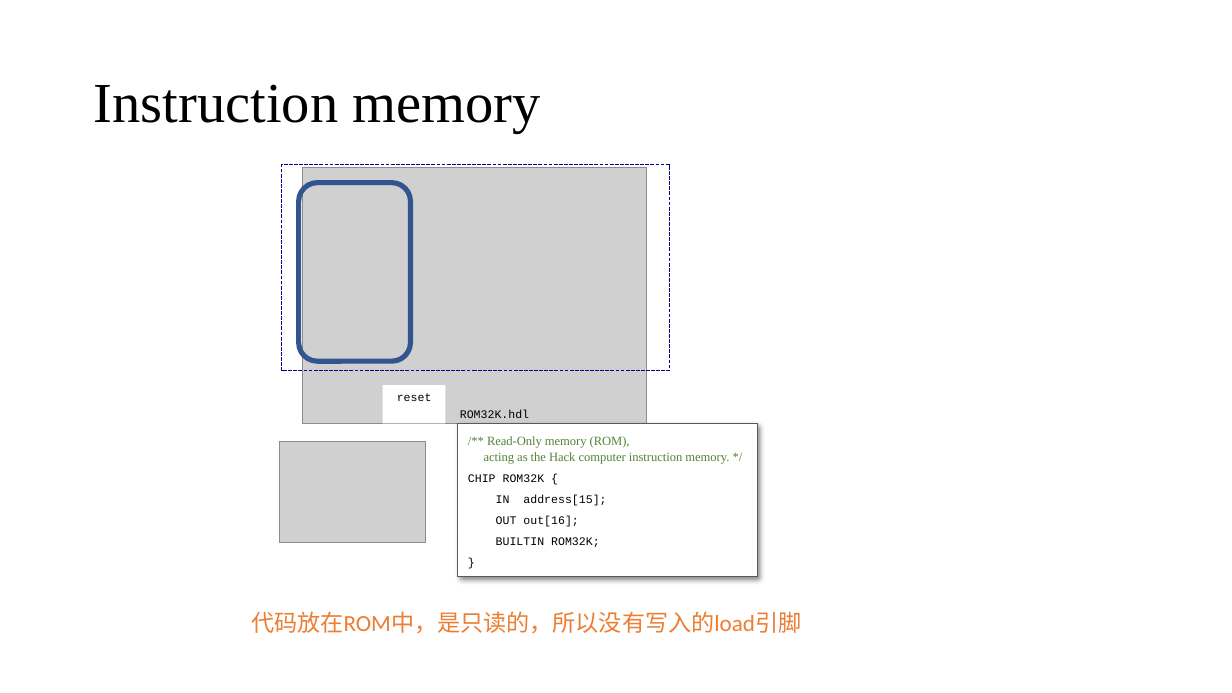
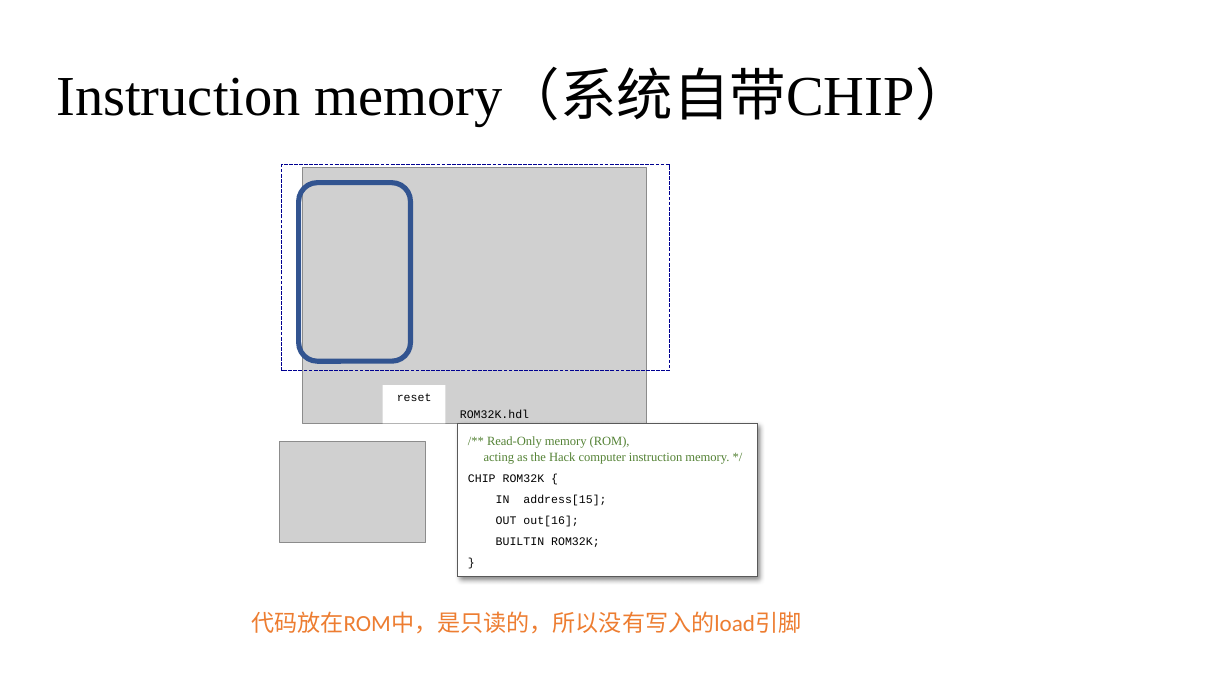
Before and after one commit to vcboy1/Leeds, a slide deck: slide 39 of 26fall/1860/Lecture/Week1.9/Lec 1.9.1 Memory II.pptx. Drawn at 1232x693 pixels with LibreOffice and Linux fonts; fonts in the diff are those of the drawing; grey boxes stand for pictures. Boxes give left, top, right and bottom in pixels: in the first picture for what was removed or moved away, otherwise in the second. Text is boxed around its words. In the diff, an @@ line names an element or a change of style, - is before the commit and + after.

```diff
--- a/26fall/1860/Lecture/Week1.9/Lec 1.9.1 Memory II.pptx
+++ b/26fall/1860/Lecture/Week1.9/Lec 1.9.1 Memory II.pptx
@@ title at (56, 71, 972, 126): text changed @@
-Instruction memory
+Instruction memory（系统自带CHIP）
```
Also in this commit, not shown: 17 other slides changed, 6 other files.
